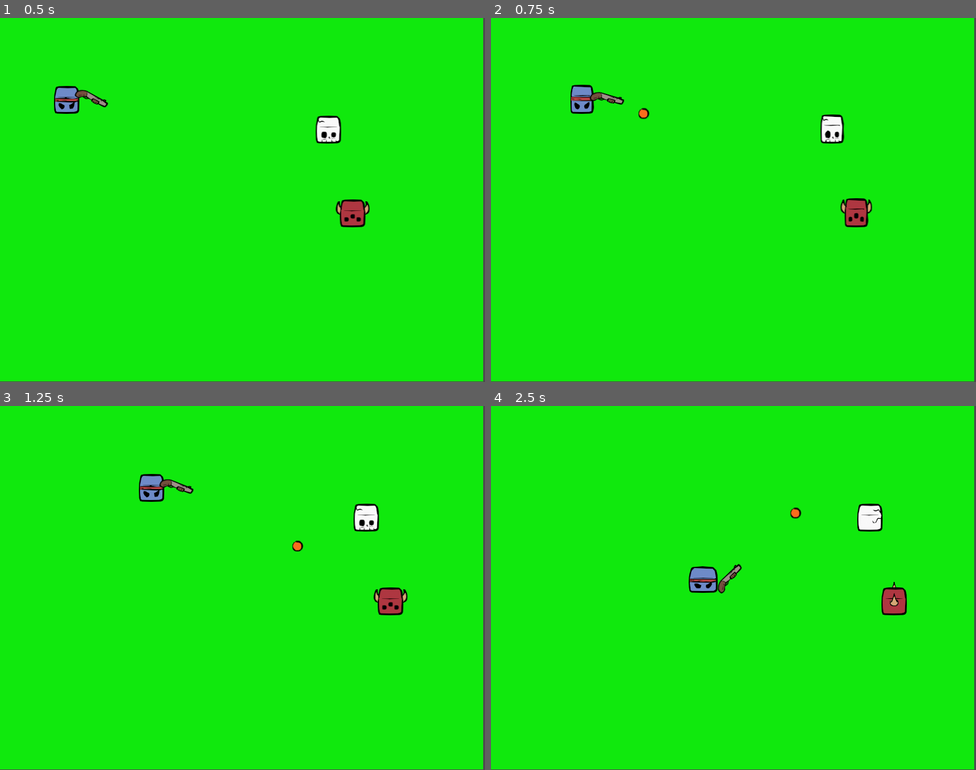
Above: before the commit, frames 1-4 (two rows, left to right).
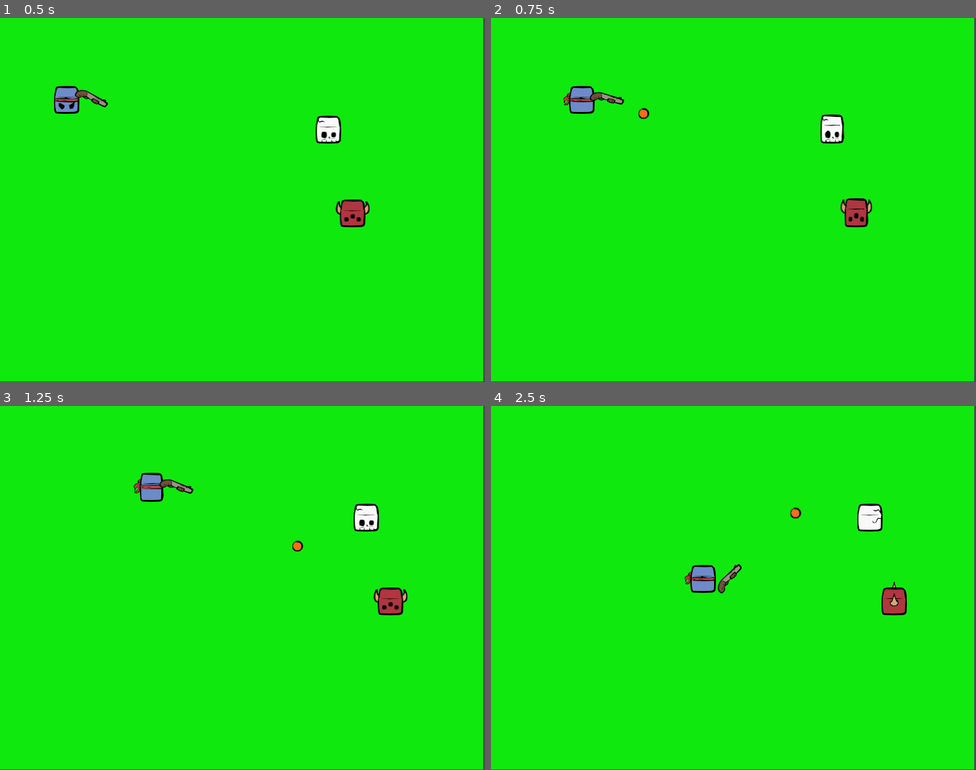
Above: after the commit, the same moments.

Repository: hipstarVenom/so-im-a-square
Game: Godot game, scene res://Scene/Main/main.tscn
Two runs of this game, one before a commit and one after it. Both use one fixed random seed, a clock stepped at 60 frames per second and the inputs below.
Inputs (mouse positions are in pixels of both pictures, inside the frame that each line leads up to):
- Up to frame 1 (0.5 s): no input
- Up to frame 2 (0.75 s): move the mouse to (840, 181) at 0.52 s; hold Right (ui_right) from 0.53 s (still down); tap Space (shoot) at 0.6 s
- Up to frame 3 (1.25 s): keep holding Right (ui_right)
- Up to frame 4 (2.5 s): move the mouse to (636, 606) at 1.27 s; release Right (ui_right) at 1.28 s; hold Down (ui_down) 1.28-2.03 s; tap Space (shoot) at 1.35, 2.1 s; move the mouse to (782, 507) at 2.02 s; hold Right (ui_right) from 2.03 s (still down)

Frame 1 is identical in both runs. In frame 2, 0.2% of the frame differs, in the area x 14-22%, y 18-27%; in frame 3, 0.2%; in frame 4, 0.3%, in the area x 39-47%, y 43-52%.

Commit message:
fix : animation for name conflict

Diff:
--- a/so-i-am-a-square-so-what-/Code/Player/player.gd
+++ b/so-i-am-a-square-so-what-/Code/Player/player.gd
@@ -94,10 +94,10 @@
 		anim.play("move_down")
 		anim.flip_h = false
 	elif dir.x > threshold and abs(dir.y) < threshold:
-		anim.play("move_left_right")
+		anim.play("move_right")
 		anim.flip_h = false
 	elif dir.x < -threshold and abs(dir.y) < threshold:
-		anim.play("move_left_right")
+		anim.play("move_right")
 		anim.flip_h = true
 	elif dir.x > threshold and dir.y < -threshold:
 		anim.play("move_up_right")
--- a/so-i-am-a-square-so-what-/Scene/Player/player.tscn
+++ b/so-i-am-a-square-so-what-/Scene/Player/player.tscn
@@ -363,7 +363,7 @@
 [node name="AnimatedSprite2D" type="AnimatedSprite2D" parent="CharacterBody2D"]
 position = Vector2(-68, -64)
 sprite_frames = SubResource("SpriteFrames_a1qst")
-animation = &"move_down_right"
+animation = &"move_right"
 centered = false
 
 [node name="CollisionShape2D" type="CollisionShape2D" parent="CharacterBody2D"]
